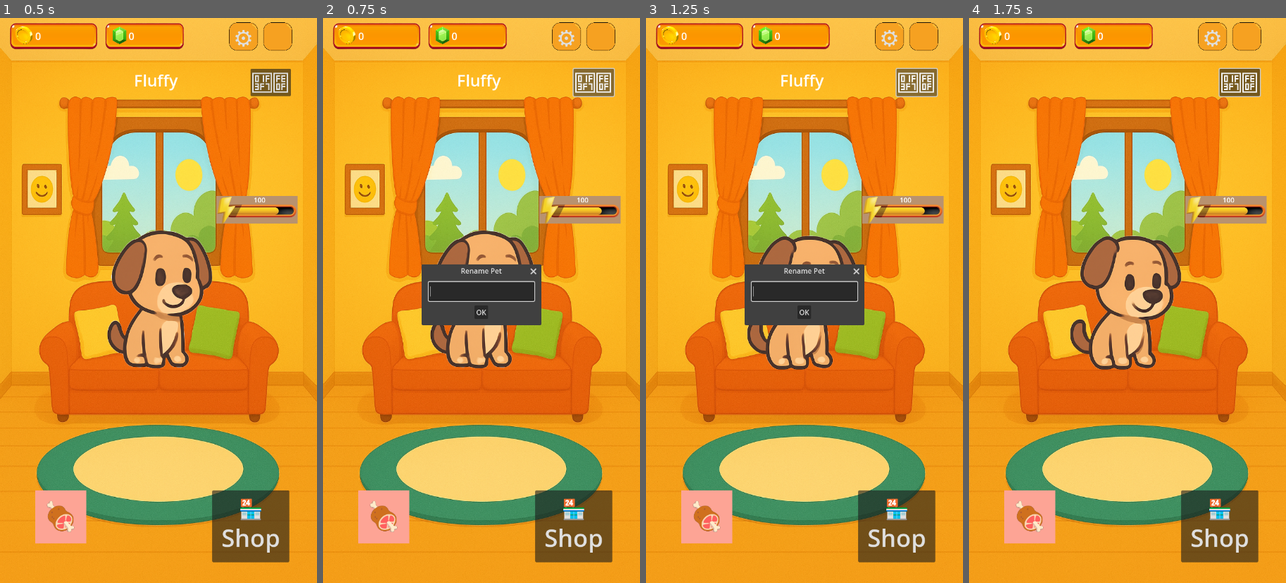
Above: before the commit, frames 1-4 (left to right).
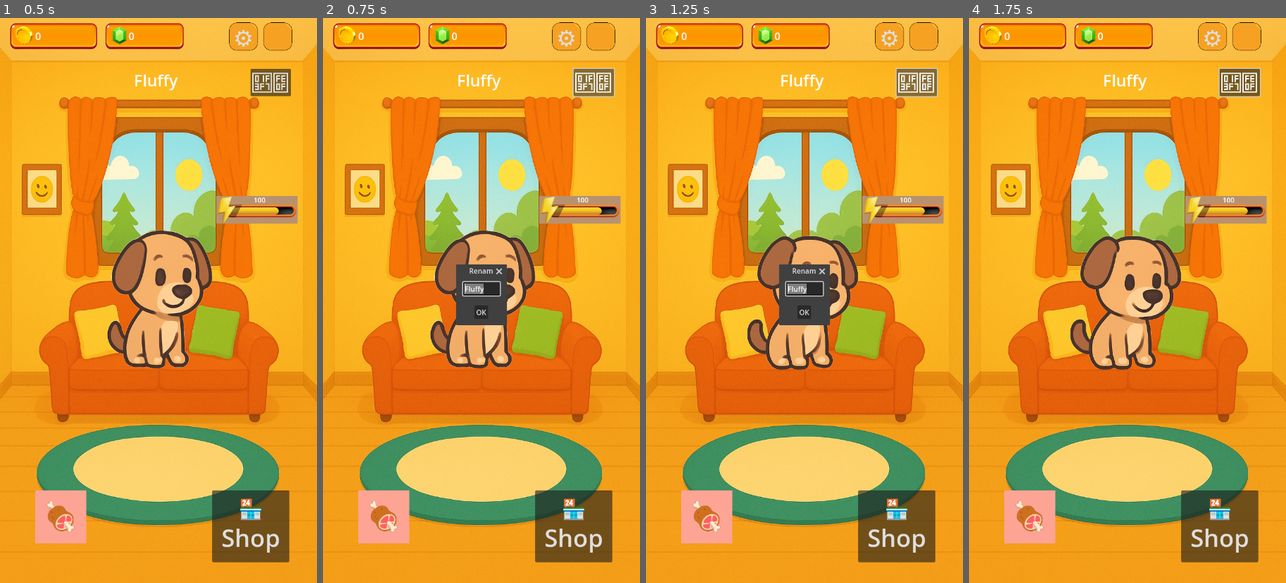
Above: after the commit, the same moments.

Repository: shloksheth/PetTopia
Game: Godot game, scene res://scenes/home/Home.tscn
Two runs of this game, one before a commit and one after it. Both use one fixed random seed, a clock stepped at 60 frames per second and the inputs below.
Inputs:
- Up to frame 1 (0.5 s): no input
- Up to frame 2 (0.75 s): click "🏷️" at 0.5 s
- Up to frame 3 (1.25 s): no input
- Up to frame 4 (1.75 s): click "OK" at 1.25 s

Frame 1 is identical in both runs. In frame 2, 2.5% of the frame differs, in the area x 31-69%, y 43-55%; in frame 3, 2.4%; in frame 4, 0.1%.

Commit message:
duplicated global.gd found and deletec

Diff:
--- a/project.godot
+++ b/project.godot
@@ -33,6 +33,10 @@
 
 project/assembly_name="PetTopia"
 
+[editor]
+
+version_control/autoload_on_startup=true
+
 [rendering]
 
 renderer/rendering_method="mobile"
--- a/scripts/systems/Global.gd
+++ b/scripts/systems/Global.gd
@@ -1,6 +1,5 @@
 extends Node
 
-# --- Currency, food, and pet stats tracking ---
 var coins: int = 0
 var gems: int = 0
 
@@ -11,8 +10,9 @@
 	"Pizza": 1
 }
 
-var hunger: int = 100    # 0–100
-var energy: int = 100    # 0–100
+var hunger: int = 100
+var energy: int = 100
+var pet_name: String = "Fluffy"
 
 signal coins_changed(new_value: int)
 signal gems_changed(new_value: int)
@@ -28,57 +28,53 @@
 	var hunger_timer_small := Timer.new()
 	hunger_timer_small.wait_time = 4.0
 	hunger_timer_small.autostart = true
-	hunger_timer_small.one_shot = false
 	add_child(hunger_timer_small)
 	hunger_timer_small.timeout.connect(_on_hunger_timer_small_timeout)
 
 	var hunger_timer_big := Timer.new()
 	hunger_timer_big.wait_time = 9.0
 	hunger_timer_big.autostart = true
-	hunger_timer_big.one_shot = false
 	add_child(hunger_timer_big)
 	hunger_timer_big.timeout.connect(_on_hunger_timer_big_timeout)
 
 	var energy_timer := Timer.new()
 	energy_timer.wait_time = 10.0
 	energy_timer.autostart = true
-	energy_timer.one_shot = false
 	add_child(energy_timer)
 	energy_timer.timeout.connect(_on_energy_timer_timeout)
 
-# --- Currency ---
 func add_coins(amount: int) -> void:
 	coins += amount
 	coins_changed.emit(coins)
+	stats_updated.emit()
 	save_data()
 
 func add_gems(amount: int) -> void:
 	gems += amount
 	gems_changed.emit(gems)
+	stats_updated.emit()
 	save_data()
 
-# --- Shop / Food purchase ---
 func buy_item(item_name: String, cost: int) -> bool:
 	if coins >= cost:
 		coins -= cost
 		coins_changed.emit(coins)
 		food_inventory[item_name] = food_inventory.get(item_name, 0) + 1
 		food_changed.emit(food_inventory)
+		stats_updated.emit()
 		save_data()
 		return true
 	return false
 
-# --- Food consumption ---
 func consume_food(item: String) -> void:
 	if food_inventory.has(item) and food_inventory[item] > 0:
 		food_inventory[item] -= 1
-		hunger = clamp(int(hunger) + 10, 0, 100)
-		energy = clamp(int(energy) + 5, 0, 100)
+		hunger = clamp(hunger + 10, 0, 100)
+		energy = clamp(energy + 5, 0, 100)
 		food_changed.emit(food_inventory)
 		stats_updated.emit()
 		save_data()
 
-# --- Stats ---
 func get_stats() -> Dictionary:
 	return {
 		"hunger": hunger,
@@ -86,12 +82,11 @@
 	}
 
 func modify_stats(hunger_delta: int, energy_delta: int) -> void:
-	hunger = clamp(int(hunger) + hunger_delta, 0, 100)
-	energy = clamp(int(energy) + energy_delta, 0, 100)
+	hunger = clamp(hunger + hunger_delta, 0, 100)
+	energy = clamp(energy + energy_delta, 0, 100)
 	stats_updated.emit()
 	save_data()
 
-# --- Timers: automatic decay ---
 func _on_hunger_timer_small_timeout() -> void:
 	var delta := randi_range(0, 2)
 	if delta > 0 and hunger > 0:
@@ -113,14 +108,14 @@
 		stats_updated.emit()
 		save_data()
 
-# --- Save/Load ---
 func save_data() -> void:
 	var data: Dictionary = {
 		"coins": coins,
 		"gems": gems,
 		"food": food_inventory,
 		"hunger": hunger,
-		"energy": energy
+		"energy": energy,
+		"pet_name": pet_name
 	}
 	var file := FileAccess.open(SAVE_PATH, FileAccess.WRITE)
 	file.store_string(JSON.stringify(data))
@@ -139,3 +134,6 @@
 			food_inventory = result.get("food", food_inventory)
 			hunger = int(result.get("hunger", 50))
 			energy = int(result.get("energy", 75))
+			pet_name = result.get("pet_name", "Fluffy")
+
+	stats_updated.emit()
--- a/scripts/ui/PetAreaControl.gd
+++ b/scripts/ui/PetAreaControl.gd
@@ -4,51 +4,41 @@
 @onready var pet_name_label: RichTextLabel = $PetNameLabel
 @onready var rename_button: Button = $RenameButton
 
-var pet_name: String = "Fluffy"
-
 func _ready() -> void:
 	pet_sprite.play("idle")
-	pet_name_label.text = pet_name
+	pet_name_label.text = Global.pet_name
+	Global.stats_updated.connect(_update_name)
 	rename_button.pressed.connect(_on_rename_pressed)
+
+func _update_name() -> void:
+	pet_name_label.text = Global.pet_name
 
 func _on_rename_pressed() -> void:
 	var popup := AcceptDialog.new()
 	popup.title = "Rename Pet"
-	popup.dialog_hide_on_ok = true  # default, but explicit
 
+	var container := VBoxContainer.new()
 	var name_edit := LineEdit.new()
-	name_edit.custom_minimum_size = Vector2(240, 0)
-	name_edit.focus_mode = Control.FOCUS_ALL
+	name_edit.text = Global.pet_name
 
-# Add the LineEdit to the dialog's content
-	popup.add_child(name_edit)
+	container.add_child(name_edit)
+	popup.add_child(container)
 	add_child(popup)
 
-# Show centered and focus the input
 	popup.popup_centered()
 	name_edit.grab_focus()
 	name_edit.select_all()
 
-# Enter key (text_submitted) updates name
-	name_edit.text_submitted.connect(func(new_text: String) -> void:
-		set_pet_name(new_text)
+	name_edit.text_submitted.connect(func(new_text):
+		_set_pet_name(new_text)
 		popup.queue_free()
-)
+	)
 
-# OK button explicitly updates name
 	var ok := popup.get_ok_button()
-	if ok:
-		ok.pressed.connect(func() -> void:
-			set_pet_name(name_edit.text)
-			popup.queue_free()
-		)
+	ok.pressed.connect(func():
+		_set_pet_name(name_edit.text)
+		popup.queue_free()
+	)
 
-# Also handle the dialog-level confirmed signal (belt and suspenders)
-	popup.confirmed.connect(func() -> void:
-		set_pet_name(name_edit.text)
-		popup.queue_free()
-)
-
-func set_pet_name(new_name: String) -> void:
-	pet_name = new_name
-	pet_name_label.text = new_name
+func _set_pet_name(new_name: String) -> void:
+	Global.pet_name = new_name
--- a/systems/global.gd
+++ /dev/null
@@ -1,100 +0,0 @@
-extends Node
-
-signal hunger_changed(new_value)
-signal coins_changed(new_value)
-signal gems_changed(new_value)
-signal energy_changed(new_value)
-
-const SAVE_PATH := "user://save_data.json"
-
-var is_loading : bool = false
-
-var coins : int = 50:
-	set(value):
-		coins = max(0, value)
-		coins_changed.emit(coins)
-		save_data()
-
-var gems : int = 50:
-	set(value):
-		gems = max(0, value)
-		gems_changed.emit(gems)
-		save_data()
-
-var hunger : int = 100:
-	set(value):
-		hunger = clampi(value, 0, 100)
-		hunger_changed.emit(hunger)
-		save_data()
-
-var energy : int = 100:
-	set(value):
-		energy = clampi(value, 0, 100)
-		energy_changed.emit(energy)
-		save_data()
-
-func _ready():
-	load_data()
-	var timer = Timer.new()
-	timer.wait_time = 3.0
-	timer.autostart = true
-	add_child(timer)
-	timer.timeout.connect(_on_hunger_timer_timeout)
-
-func _on_hunger_timer_timeout():
-	if hunger > 0:
-		hunger -= 1
-		print("Pet is getting hungry! Current hunger: ", hunger)
-
-var food_inventory: Dictionary = {
-	"Apple": 0,
-	"Meat": 0,
-	"Pizza": 0,
-	"Fish": 0
-}
-
-func add_coins(amount):
-	self.coins += amount
-
-func add_gems(amount):
-	self.gems += amount
-
-func buy_item(item_name: String, cost: int):
-	if coins >= cost:
-		self.coins -= cost
-		food_inventory[item_name] += 1
-		save_data()
-		return true
-	return false
-
-func save_data() -> void:
-	return
-	if is_loading:
-		return
-	var data: Dictionary = {
-		"coins": coins,
-		"gems": gems,
-		"food": food_inventory,
-		"hunger": hunger,
-		"energy": energy
-	}
-	var file := FileAccess.open(SAVE_PATH, FileAccess.WRITE)
-	file.store_string(JSON.stringify(data))
-	file.close()
-
-func load_data() -> void:
-	return
-	if FileAccess.file_exists(SAVE_PATH):
-		is_loading = true
-		var file := FileAccess.open(SAVE_PATH, FileAccess.READ)
-		var content: String = file.get_as_text()
-		file.close()
-
-		var result: Dictionary = JSON.parse_string(content)
-		if typeof(result) == TYPE_DICTIONARY:
-			coins = result.get("coins", 50)
-			gems = result.get("gems", 50)
-			food_inventory = result.get("food", food_inventory)
-			hunger = result.get("hunger", 100)
-			energy = result.get("energy", 100)
-		is_loading = false
Not shown, removed: systems/global.gd.uid
